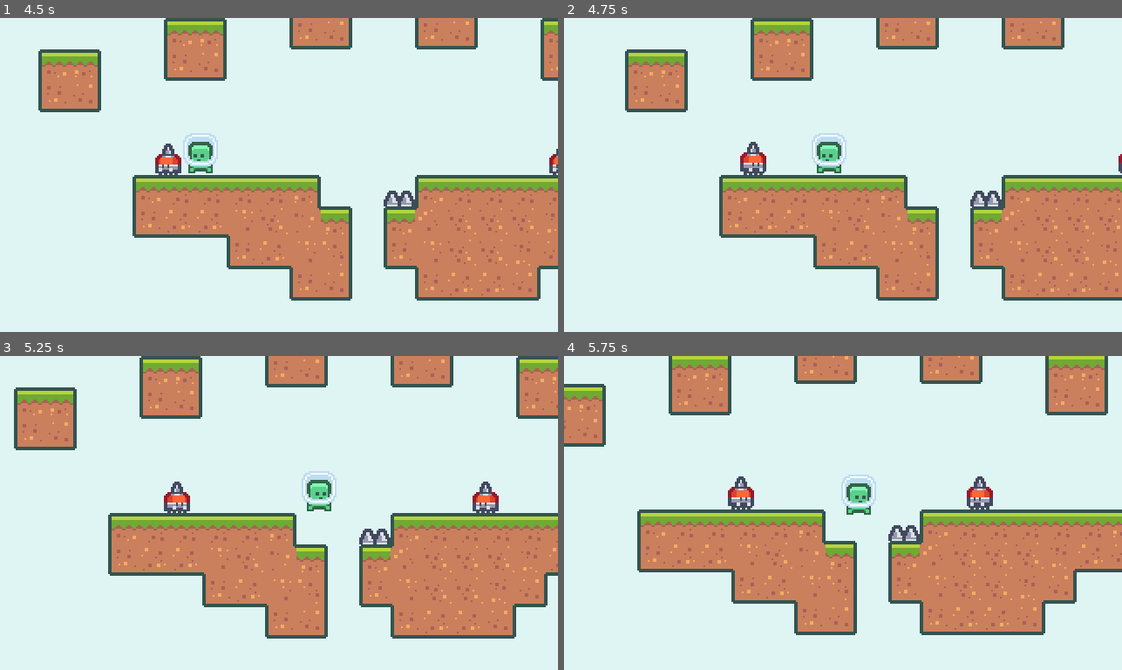
Above: before the commit, frames 1-4 (two rows, left to right).
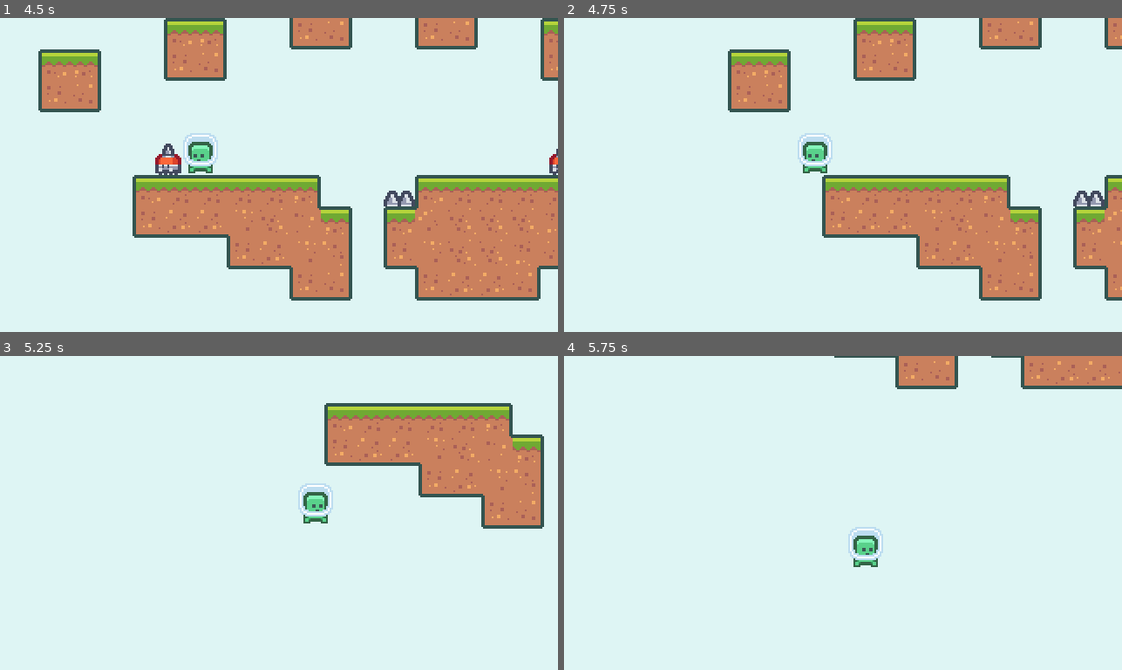
Above: after the commit, the same moments.

Repository: nahuakang/2dplatformer
Game: Godot game, scene res://scenes/BaseLevel.tscn
The game is run twice, just before and just after one commit, with the same random seed, the same clock (stepped at 60 frames per second) and the same inputs. This scene is started directly instead of the project's main scene.
Inputs:
- Up to frame 1 (4.5 s): hold D (move_right) 0.53-2.03 s; tap Shift (dash) every 0.75 s from 0.6 to 4.35 s; tap W (jump) at 0.77, 1.52, 3.02, 3.77 s; hold A (move_left) 2.03-2.78 s; hold D (move_right) 2.78-4.28 s; hold A (move_left) from 4.28 s (still down)
- Up to frame 2 (4.75 s): keep holding A (move_left); tap W (jump) at 4.52 s
- Up to frame 3 (5.25 s): release A (move_left) at 5.03 s; hold D (move_right) from 5.03 s (still down); tap Shift (dash) at 5.1 s
- Up to frame 4 (5.75 s): keep holding D (move_right)

Frame 1 is identical in both runs. In frame 2, 28% of the frame differs, in the area x 10-100%, y 0-90%; in frame 3, 43%, in the area x 2-100%, y 0-90%; in frame 4, 34%.

Commit message:
Weaponize player dash against enemy

Diff:
--- a/project.godot
+++ b/project.godot
@@ -87,6 +87,9 @@
 
 [layer_names]
 
+2d_physics/layer_1="TERRAIN"
+2d_physics/layer_2="ENEMY"
+2d_physics/layer_17="ENEMY_HAZARD"
 2d_physics/layer_18="ENEMY_GOAL"
 2d_physics/layer_19="HAZARD"
 2d_physics/layer_20="PICKUP"
--- a/scenes/Enemy.gd
+++ b/scenes/Enemy.gd
@@ -12,6 +12,7 @@
 func _ready() -> void:
 	direction = Vector2.RIGHT if start_direction == Direction.RIGHT else Vector2.LEFT
 	$GoalDetector.connect("area_entered", self, "on_goal_entered")
+	$HitboxArea.connect("area_entered", self, "on_hitbox_entered")
 
 func _process(delta: float) -> void:
 	velocity.x = (direction * max_speed).x
@@ -24,3 +25,6 @@
 
 func on_goal_entered(_area2d: Area2D) -> void:
 	direction *= -1
+
+func on_hitbox_entered(_area2d: Area2D) -> void:
+	queue_free()
--- a/scenes/Enemy.tscn
+++ b/scenes/Enemy.tscn
@@ -20,6 +20,8 @@
 
 [sub_resource type="CircleShape2D" id=4]
 radius = 7.0
+
+[sub_resource type="CircleShape2D" id=5]
 
 [node name="Enemy" type="KinematicBody2D"]
 collision_layer = 0
@@ -46,9 +48,17 @@
 one_way_collision_margin = 0.0
 
 [node name="HazardArea" type="Area2D" parent="."]
-collision_layer = 262144
-collision_mask = 262144
+collision_layer = 65536
+collision_mask = 0
 
 [node name="CollisionShape2D" type="CollisionShape2D" parent="HazardArea"]
 position = Vector2( 0, -7 )
 shape = SubResource( 4 )
+
+[node name="HitboxArea" type="Area2D" parent="."]
+position = Vector2( 0, -7 )
+collision_layer = 2
+collision_mask = 0
+
+[node name="CollisionShape2D" type="CollisionShape2D" parent="HitboxArea"]
+shape = SubResource( 5 )
--- a/scenes/Player.gd
+++ b/scenes/Player.gd
@@ -3,6 +3,9 @@
 signal died
 
 enum State { NORMAL, DASH }
+
+export(int, LAYERS_2D_PHYSICS) var dash_hazard_mask
+var default_hazard_mask = 0
 
 var gravity = 1000
 var velocity = Vector2.ZERO
@@ -22,6 +25,7 @@
 
 func _ready() -> void:
 	$HazardArea.connect("area_entered", self, "on_hazard_area_entered")
+	default_hazard_mask = $HazardArea.collision_mask
 
 func _process(delta: float) -> void:
 	match current_state:
@@ -37,6 +41,11 @@
 	is_state_new = true
 
 func process_normal(delta: float) -> void:
+	# Toggle dash collision off, toggle default hazard mask
+	if (is_state_new):
+		$DashArea/CollisionShape2D.disabled = true
+		$HazardArea.collision_mask = default_hazard_mask
+
 	var move_vector = get_movement_vector()
 
 	velocity.x += move_vector.x * horizontal_acceleration * delta
@@ -75,7 +84,12 @@
 
 func process_dash(delta: float) -> void:
 	if (is_state_new):
+		# Toggle dash collision on, toggle normal hazard to be dash hazard
+		$DashArea/CollisionShape2D.disabled = false
+		$HazardArea.collision_mask = dash_hazard_mask
+
 		$AnimatedSprite.play("jump")
+
 		var move_vector = get_movement_vector()
 		var velocity_mod = 1
 
--- a/scenes/Player.tscn
+++ b/scenes/Player.tscn
@@ -31,9 +31,14 @@
 [sub_resource type="RectangleShape2D" id=3]
 extents = Vector2( 5, 8 )
 
+[sub_resource type="CapsuleShape2D" id=7]
+radius = 11.0
+height = 10.0
+
 [node name="Player" type="KinematicBody2D" groups=["player"]]
 collision_layer = 0
 script = ExtResource( 2 )
+dash_hazard_mask = 262144
 
 [node name="CoyoteTimer" type="Timer" parent="."]
 wait_time = 0.15
@@ -48,8 +53,8 @@
 shape = SubResource( 5 )
 
 [node name="HazardArea" type="Area2D" parent="."]
-collision_layer = 262144
-collision_mask = 262144
+collision_layer = 0
+collision_mask = 327680
 
 [node name="CollisionShape2D" type="CollisionShape2D" parent="HazardArea"]
 position = Vector2( 0, -7 )
@@ -64,3 +69,14 @@
 [node name="CollisionShape2D" type="CollisionShape2D" parent="."]
 position = Vector2( 0, -8 )
 shape = SubResource( 3 )
+
+[node name="DashArea" type="Area2D" parent="."]
+position = Vector2( 0, -12 )
+collision_layer = 0
+collision_mask = 2
+
+[node name="CollisionShape2D" type="CollisionShape2D" parent="DashArea"]
+position = Vector2( 0, 1 )
+rotation = -1.5708
+shape = SubResource( 7 )
+disabled = true
Not shown: 1 places in scenes/Enemy.tscn that only renumber resources
Not shown: 1 places in scenes/Player.tscn that only renumber resources
